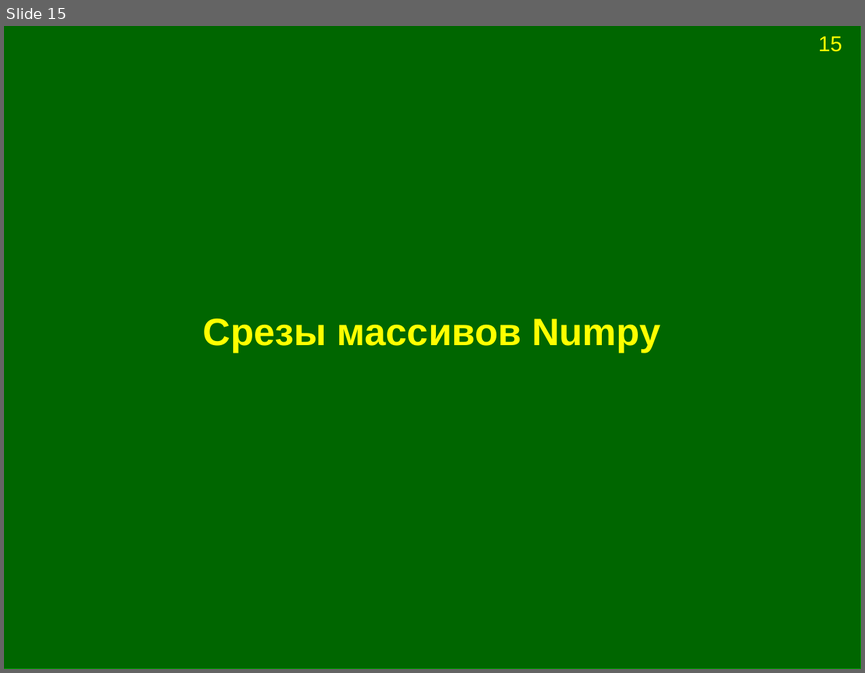
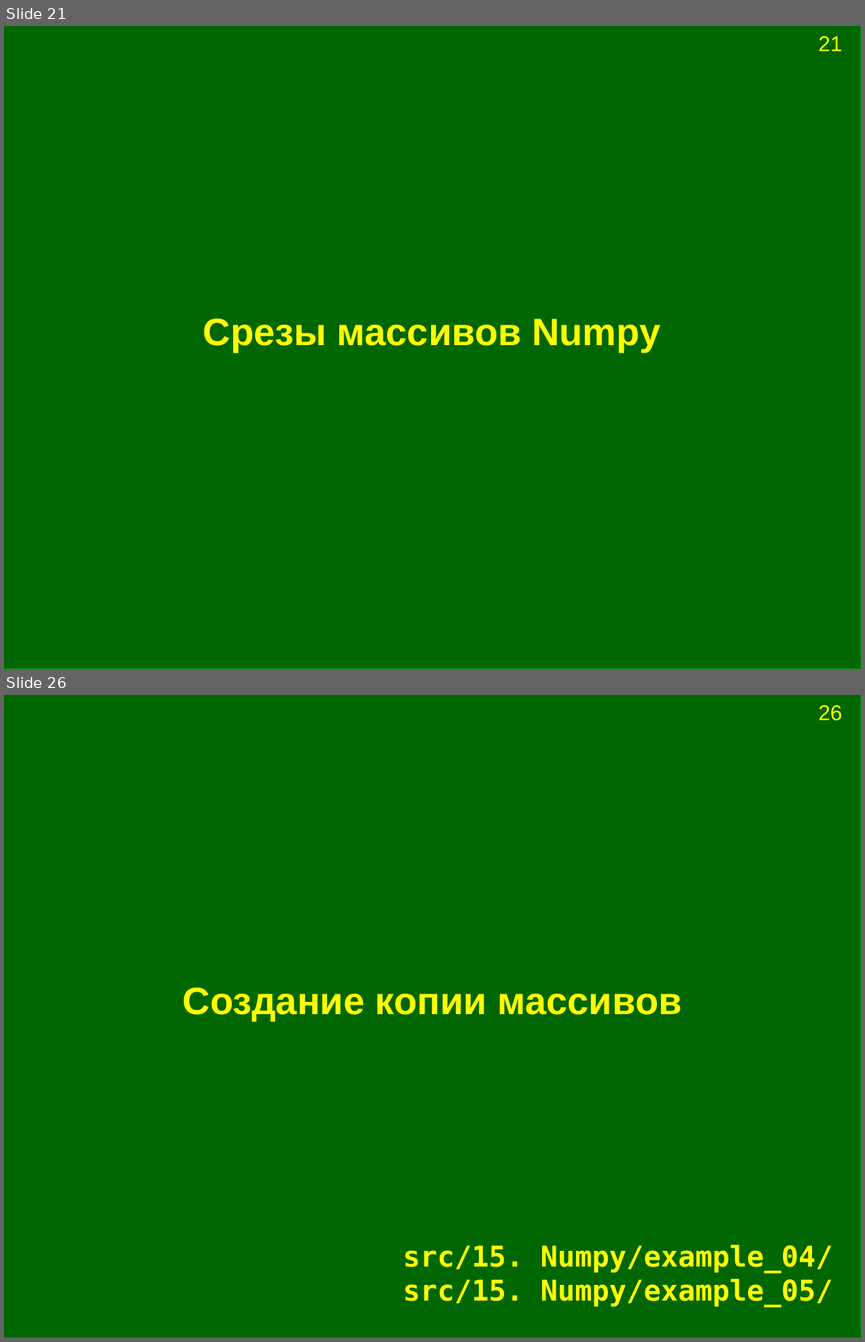
Before and after one commit to Jenyay/modelling, a slide deck: python language/presentations/15. Numpy.odp. Shown one above the other, each under a label of ours: slide 15 before the commit, slides 21 and 26 after it; the slides between them are not shown. The pictures are 865x673 and 865x1342 pixels, drawn with LibreOffice and Linux fonts; fonts in the diff are those of the drawing. Boxes give left, top, right and bottom in pixels: in the first picture for what was removed or moved away, otherwise in the second. Text is boxed around its words. In the diff, an @@ line names an element or a change of style, - is before the commit and + after.

Commit message:
Добавлены примеры и слайды про Numpy

```diff
--- a/python language/presentations/15. Numpy.odp
+++ b/python language/presentations/15. Numpy.odp
@@ slide 26 added at bbox=[4, 695, 861, 1338], background #FFFFFF; not listed: 2 template elements that a slide beside it also shows @@
@@ title added at bbox=[183, 987, 682, 1021], 32 pt, text #FFFF00, bold @@
+Создание копии массивов
@@ title added at bbox=[403, 1244, 833, 1307], 24 pt, text #FFFF00, bold @@
+src/15. Numpy/example_04/
+src/15. Numpy/example_05/
@@ what was slide 15 is now slide 21 @@
@@ page number at bbox=[818, 36, 842, 51]: text changed @@
-15
+21
```
Also in this commit, not shown: 1 slide changed, 26 other slides added, 1 slide removed, 5 other files.
